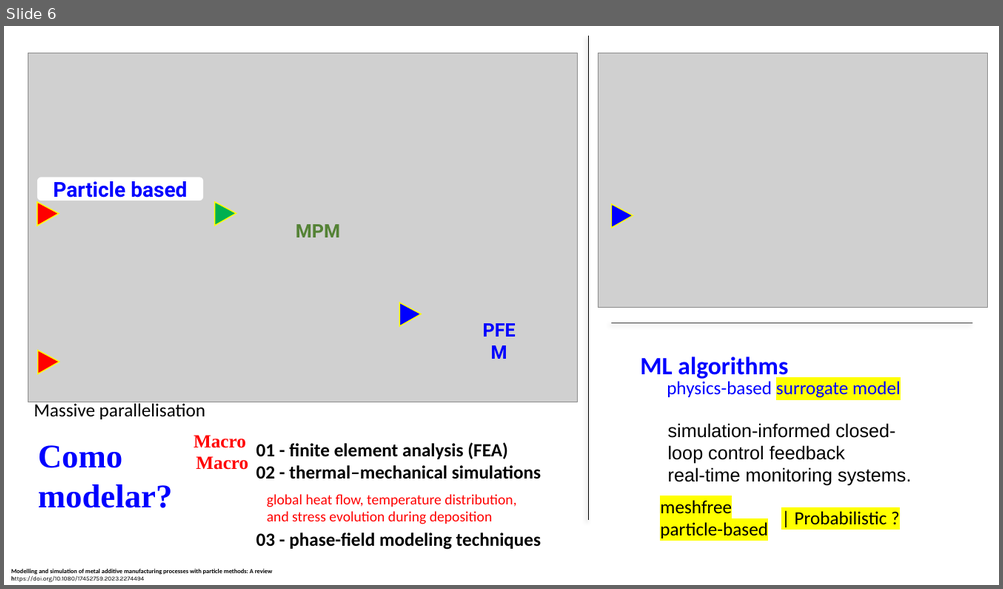
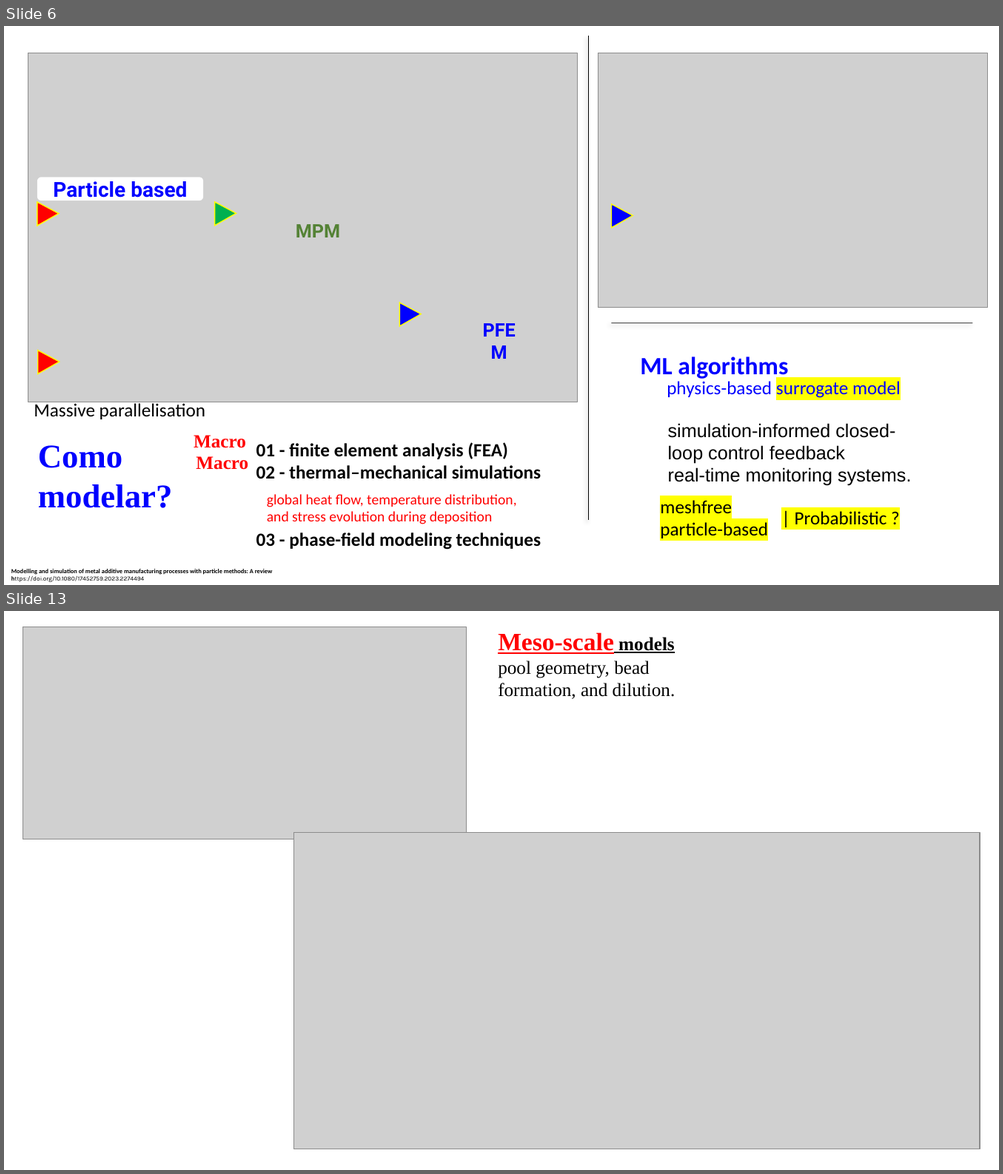
Before and after one commit to grossiRM/AM_FEG, a slide deck: Plano_V02_iii_AM_FEG/e____Modelagem_MA_Resumo_RMG.pptx. Shown one above the other, each under a label of ours: slide 6 before the commit, slides 6 and 13 after it; the slides between them are not shown. The pictures are 1003x589 and 1003x1174 pixels, drawn with LibreOffice and Linux fonts; fonts in the diff are those of the drawing; grey boxes stand for pictures. Boxes give left, top, right and bottom in pixels: in the first picture for what was removed or moved away, otherwise in the second. Text is boxed around its words. In the diff, an @@ line names an element or a change of style, - is before the commit and + after.

```diff
--- a/Plano_V02_iii_AM_FEG/e____Modelagem_MA_Resumo_RMG.pptx
+++ b/Plano_V02_iii_AM_FEG/e____Modelagem_MA_Resumo_RMG.pptx
@@ slide 13 added at box(4, 611, 999, 1170), background #FFFFFF @@
@@ picture added at box(23, 627, 466, 840) @@
@@ text added at box(498, 632, 675, 699), 18 pt, text #000000 @@
+Meso-scale models
+pool geometry, bead formation, and dilution.
@@ picture added at box(293, 832, 979, 1149) @@
```
Also in this commit, not shown: 6 slides changed, 2 other slides added, 2 slides removed, 12 other files.
